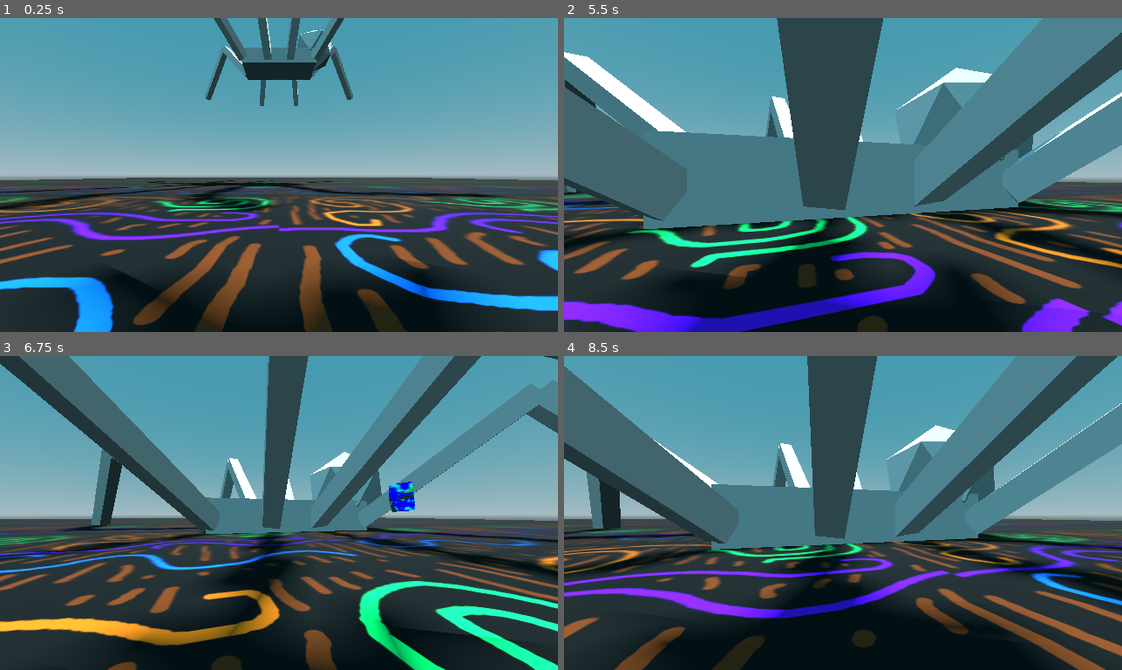
Above: before the commit, frames 1-4 (two rows, left to right).
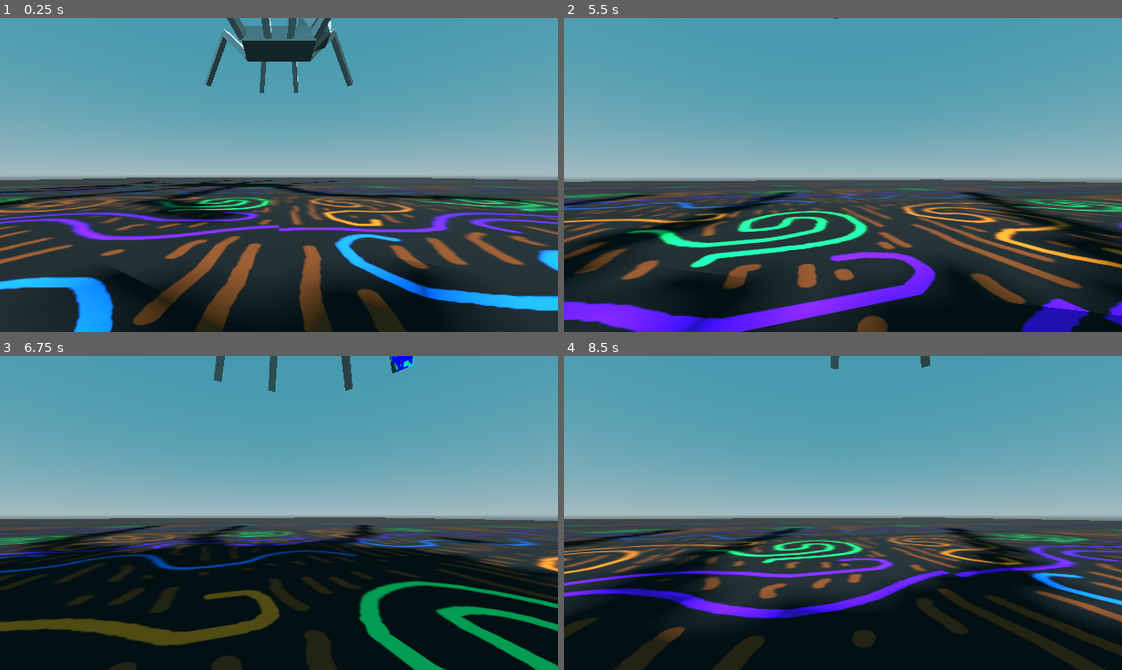
Above: after the commit, the same moments.

Repository: officialErnests/de-ai-ed
Game: Godot game, scene res://scenes/main.tscn
Two runs of this game, one before a commit and one after it. Both use one fixed random seed, a clock stepped at 60 frames per second and the inputs below.
Inputs (mouse positions are in pixels of both pictures, inside the frame that each line leads up to):
- Up to frame 1 (0.25 s): no input
- Up to frame 2 (5.5 s): tap Enter at 0.5 s; move the mouse to (870, 175) at 0.52 s; press the mouse at (870, 175) at 0.53 s; hold W (movement_forward) 0.53-1.25 s; release the mouse at (870, 175) at 1.25 s; drag from (731, 190) to (815, 237) at 1.27 s; move the mouse to (898, 105) at 2.02 s; hold D (movement_right) 2.03-2.75 s; hold Mouse wheel down (scroll_down) 2.03-2.75 s; drag from (815, 237) to (675, 127) at 2.77 s; move the mouse to (1010, 222) at 3.52 s; press the mouse at (1010, 222) at 3.53 s; hold A (movement_left) 3.53-4.25 s; release the mouse at (1010, 222) at 4.25 s; drag from (675, 127) to (759, 96) at 4.27 s; tap Space at 5 s; move the mouse to (870, 175) at 5.02 s; hold S (movement_backward) from 5.03 s (still down); hold Mouse wheel down (scroll_down) from 5.03 s (still down); click (870, 175) at 5.17 s
- Up to frame 3 (6.75 s): release S (movement_backward) at 5.75 s; release Mouse wheel down (scroll_down) at 5.75 s; drag from (195, 434) to (167, 528) at 5.77 s; move the mouse to (401, 497) at 6.52 s; press the mouse at (401, 497) at 6.53 s; hold W (movement_forward) from 6.53 s (still down)
- Up to frame 4 (8.5 s): release W (movement_forward) at 7.25 s; release the mouse at (965, 497) at 7.25 s; drag from (731, 528) to (815, 575) at 7.27 s; move the mouse to (898, 443) at 8.02 s; hold S (movement_backward) from 8.03 s (still down); hold Mouse wheel down (scroll_down) from 8.03 s (still down)

The runs differ from the first frame. In frame 1, 6.6% of the frame differs, in the area x 0-96%, y 0-66%; in frame 2, 51%, in the area x 0-100%, y 0-100%; in frame 3, 48%; in frame 4, 46%.
Error after the commit: Parse Error: Expected indented block after class declaration. (res://scripts/spiders_skeleton.gd:55)

Commit message:
setting up classes after alot of experimentation on how to get roation aka parameters for ai

Diff:
--- a/scenes/spider.tscn
+++ b/scenes/spider.tscn
@@ -200,6 +200,11 @@
 "vertex_data": PackedByteArray("6eXtvsbQkL0YGpK+LyZqv/cENT9BQDy//PJ2v97qIj8NDUm/T0zUvg5j0rD+AHG+T0zUvg5j0rD+AHG+R0B8v/c …(555 unchanged characters)…
 }]
 blend_shape_mode = 0
+
+[sub_resource type="CylinderMesh" id="CylinderMesh_c7em6"]
+top_radius = 0.0
+bottom_radius = 0.2
+height = 1.0
 
 [sub_resource type="StandardMaterial3D" id="StandardMaterial3D_n276a"]
 
@@ -651,6 +656,11 @@
 mesh = SubResource("ArrayMesh_umjw3")
 skin = SubResource("Skin_2ee2v")
 
+[node name="Debuger" type="MeshInstance3D" parent="Skeleton3D/Cube_005"]
+transform = Transform3D(1, 0, 0, 0, 1, 0, 0, 0, 1, -0.73584074, 1.341893, -0.2195977)
+mesh = SubResource("CylinderMesh_c7em6")
+skeleton = NodePath("../..")
+
 [node name="Cube_006" type="MeshInstance3D" parent="Skeleton3D"]
 mesh = SubResource("ArrayMesh_4wx8k")
 skin = SubResource("Skin_2ee2v")
@@ -699,8 +709,9 @@
 mesh = SubResource("ArrayMesh_avj5f")
 skin = SubResource("Skin_2ee2v")
 
-[node name="PhysicalBoneSimulator3D" type="PhysicalBoneSimulator3D" parent="Skeleton3D"]
+[node name="PhysicalBoneSimulator3D" type="PhysicalBoneSimulator3D" parent="Skeleton3D" node_paths=PackedStringArray("debuger")]
 script = ExtResource("1_c7em6")
+debuger = NodePath("../Cube_005/Debuger")
 
 [node name="Physical Bone Body" type="PhysicalBone3D" parent="Skeleton3D/PhysicalBoneSimulator3D" groups=["Movable"]]
 bone_name = "Body"
@@ -710,10 +721,10 @@
 shape = SubResource("BoxShape3D_5iqwl")
 
 [node name="Physical Bone Leg_FL_l" type="PhysicalBone3D" parent="Skeleton3D/PhysicalBoneSimulator3D" groups=["Movable"]]
-transform = Transform3D(0.72792345, 0.46938565, 0.49980453, 0.02996188, 0.7064692, -0.70710933, -0.68500346, 0.5296965, 0.5001918, -0.73749995, 0.33587578, -0.4874999)
+transform = Transform3D(0.72792345, 0.46938565, 0.4998046, 0.029961886, 0.7064692, -0.70710933, -0.6850035, 0.5296965, 0.5001918, -0.73749995, 0.33587578, -0.4874999)
 joint_type = 5
-joint_offset = Transform3D(1, 0, 0, 0, 1, 0, 0, 0, 1, 0.00012993584, -3.831347e-06, 0.47500002)
-body_offset = Transform3D(0.6429592, 0.76590055, -0.0001696404, -0.00027355552, 8.106232e-06, -1.0000001, -0.7659005, 0.6429591, 0.00021466613, -2.9802322e-08, 0.47500014, 1.4901161e-08)
+joint_offset = Transform3D(1, 0, 0, 0, 1, 0, 0, 0, 1, 0.00012995578, -3.829612e-06, 0.47500002)
+body_offset = Transform3D(0.6429591, 0.76590055, -0.00016967021, -0.00027358532, 8.106232e-06, -1.0000001, -0.76590043, 0.6429591, 0.00021469593, -2.9802322e-08, 0.47500014, 1.4901161e-08)
 bone_name = "Leg_FL.l"
 joint_constraints/x/linear_limit_enabled = true
 joint_constraints/x/linear_limit_upper = 0.0
@@ -1080,10 +1091,10 @@
 shape = SubResource("CapsuleShape3D_c7em6")
 
 [node name="Physical Bone Leg_MbU_l" type="PhysicalBone3D" parent="Skeleton3D/PhysicalBoneSimulator3D" groups=["Movable"]]
-transform = Transform3D(0.98275197, 0.13828163, -0.12278782, -0.011135772, 0.7070192, 0.7071067, 0.1845932, -0.6935431, 0.6963644, 0.3280421, 0.3181982, -1.2597282)
+transform = Transform3D(0.98275197, 0.13828163, -0.12278781, -0.011135772, 0.7070192, 0.7071067, 0.1845932, -0.6935431, 0.6963644, 0.3280421, 0.3181982, -1.2597282)
 joint_type = 5
-joint_offset = Transform3D(1, 0, 0, 0, 1, 0, 0, 0, 1, -3.224577e-08, 2.381889e-07, 0.5)
-body_offset = Transform3D(0.25881916, -0.9659257, 2.3841858e-07, 1.3411045e-07, -1.7881393e-07, -0.9999998, 0.96592593, 0.25881913, 5.820766e-08, 1.1920929e-07, 0.4999999, -5.9604645e-08)
+joint_offset = Transform3D(1, 0, 0, 0, 1, 0, 0, 0, 1, -2.8647417e-08, 2.3915308e-07, 0.5)
+body_offset = Transform3D(0.25881916, -0.9659257, 2.3841858e-07, 1.3411045e-07, -1.7881393e-07, -0.9999998, 0.96592593, 0.25881913, 5.075708e-08, 1.1920929e-07, 0.4999999, -5.9604645e-08)
 bone_name = "Leg_MbU.l"
 joint_constraints/x/linear_limit_enabled = true
 joint_constraints/x/linear_limit_upper = 0.0
@@ -1154,10 +1165,10 @@
 shape = SubResource("CapsuleShape3D_c7em6")
 
 [node name="Physical Bone Leg_MfL_l" type="PhysicalBone3D" parent="Skeleton3D/PhysicalBoneSimulator3D" groups=["Movable"]]
-transform = Transform3D(0.9780143, 0.16855639, 0.12278812, -0.032958146, 0.7063384, -0.70710677, -0.2059173, 0.68751365, 0.6963643, -0.20832476, 0.33587748, -0.5807731)
+transform = Transform3D(0.9780143, 0.16855639, 0.1227881, -0.032958146, 0.7063384, -0.70710677, -0.2059173, 0.68751365, 0.6963643, -0.20832476, 0.33587748, -0.5807731)
 joint_type = 5
-joint_offset = Transform3D(1, 0, 0, 0, 1, 0, 0, 0, 1, 3.630545e-07, -1.1324876e-06, 0.47500134)
-body_offset = Transform3D(0.5000003, -0.86602557, 0, 4.4703484e-08, 5.9604645e-08, -1.0000002, 0.8660254, 0.5000003, 5.9604645e-08, -1.1622906e-06, 0.47500145, 2.2351742e-07)
+joint_offset = Transform3D(1, 0, 0, 0, 1, 0, 0, 0, 1, 3.569247e-07, -1.1360265e-06, 0.47500134)
+body_offset = Transform3D(0.5000003, -0.86602557, 0, 4.4703484e-08, 5.9604645e-08, -1.0000002, 0.8660254, 0.5000003, 7.4505806e-08, -1.1622906e-06, 0.47500145, 2.2351742e-07)
 bone_name = "Leg_MfL.l"
 joint_constraints/x/linear_limit_enabled = true
 joint_constraints/x/linear_limit_upper = 0.0
@@ -1376,10 +1387,10 @@
 shape = SubResource("CapsuleShape3D_c7em6")
 
 [node name="Physical Bone Leg_FU_r" type="PhysicalBone3D" parent="Skeleton3D/PhysicalBoneSimulator3D" groups=["Movable"]]
-transform = Transform3D(-0.7090169, -0.4972879, 0.49999985, 0.002708912, 0.7071011, 0.70710725, -0.70518637, 0.50270545, -0.49999952, -1.2249994, 0.31819797, 0.97500026)
+transform = Transform3D(-0.7090169, -0.4972879, 0.49999982, 0.002708912, 0.7071011, 0.70710725, -0.70518637, 0.50270545, -0.49999952, -1.2249994, 0.31819797, 0.97500026)
 joint_type = 5
-joint_offset = Transform3D(1, 0, 0, 0, 1, 0, 0, 0, 1, 5.9635136e-07, -1.3295731e-07, 0.49999994)
-body_offset = Transform3D(0.9063078, 0.42261782, -1.4901161e-08, -3.874302e-07, 8.940697e-07, -1, -0.4226179, 0.9063079, 7.4505806e-07, -4.7683716e-07, 0.49999994, 0)
+joint_offset = Transform3D(1, 0, 0, 0, 1, 0, 0, 0, 1, 6.098564e-07, -1.2665983e-07, 0.49999994)
+body_offset = Transform3D(0.9063078, 0.42261782, -4.4703484e-08, -3.874302e-07, 8.940697e-07, -1, -0.4226179, 0.9063079, 7.4505806e-07, -4.7683716e-07, 0.49999994, 0)
 bone_name = "Leg_FU.r"
 joint_constraints/x/linear_limit_enabled = true
 joint_constraints/x/linear_limit_upper = 0.0
@@ -1450,10 +1461,10 @@
 shape = SubResource("CapsuleShape3D_c7em6")
 
 [node name="Physical Bone Leg_BL_r" type="PhysicalBone3D" parent="Skeleton3D/PhysicalBoneSimulator3D" groups=["Movable"]]
-transform = Transform3D(-0.72431505, -0.47473025, -0.499999, 0.024957392, 0.7066661, -0.70710695, 0.6890174, -0.5246468, -0.5000008, 0.7375001, 0.33587572, 0.4874999)
+transform = Transform3D(-0.72431505, -0.47473025, -0.49999902, 0.024957392, 0.7066661, -0.70710695, 0.6890174, -0.5246468, -0.50000083, 0.7375001, 0.33587572, 0.4874999)
 joint_type = 5
-joint_offset = Transform3D(1, 0, 0, 0, 1, 0, 0, 0, 1, 6.3075487e-07, 9.987078e-08, 0.475)
-body_offset = Transform3D(0.17364812, -0.98480785, -1.4901161e-07, -1.3411045e-06, -1.4901161e-07, -1, 0.98480797, 0.17364815, -1.2814999e-06, 5.9604645e-08, 0.475, -2.9802322e-08)
+joint_offset = Transform3D(1, 0, 0, 0, 1, 0, 0, 0, 1, 6.1435566e-07, 1.11353636e-07, 0.475)
+body_offset = Transform3D(0.17364812, -0.98480785, -1.1920929e-07, -1.3411045e-06, -1.4901161e-07, -1, 0.98480797, 0.17364815, -1.2516975e-06, 5.9604645e-08, 0.475, -2.9802322e-08)
 bone_name = "Leg_BL.r"
 joint_constraints/x/linear_limit_enabled = true
 joint_constraints/x/linear_limit_upper = 0.0
@@ -1524,10 +1535,10 @@
 shape = SubResource("CapsuleShape3D_c7em6")
 
 [node name="Physical Bone Leg_BU_r" type="PhysicalBone3D" parent="Skeleton3D/PhysicalBoneSimulator3D" groups=["Movable"]]
-transform = Transform3D(-0.70036596, 0.50939894, -0.50000024, 0.009444355, 0.7070445, 0.70710605, 0.7137215, 0.49051082, -0.50000083, 1.2250001, 0.3181979, 0.9750002)
+transform = Transform3D(-0.70036596, 0.50939894, -0.5000003, 0.009444355, 0.7070445, 0.70710605, 0.7137215, 0.4905108, -0.50000083, 1.2250001, 0.3181979, 0.9750002)
 joint_type = 5
-joint_offset = Transform3D(1, 0, 0, 0, 1, 0, 0, 0, 1, 6.944756e-08, 5.058376e-07, 0.5000003)
-body_offset = Transform3D(-0.6427877, -0.76604414, 9.834766e-07, -5.066395e-07, -8.791685e-07, -0.9999999, 0.7660443, -0.6427877, 3.054738e-07, -5.9604645e-08, 0.50000024, 1.1920929e-07)
+joint_offset = Transform3D(1, 0, 0, 0, 1, 0, 0, 0, 1, 9.227746e-08, 4.866811e-07, 0.50000036)
+body_offset = Transform3D(-0.6427877, -0.7660442, 9.834766e-07, -5.066395e-07, -8.6426735e-07, -0.9999999, 0.7660443, -0.6427877, 2.4586916e-07, -5.9604645e-08, 0.50000024, 1.1920929e-07)
 bone_name = "Leg_BU.r"
 joint_constraints/x/linear_limit_enabled = true
 joint_constraints/x/linear_limit_upper = 0.0
@@ -1598,10 +1609,10 @@
 shape = SubResource("CapsuleShape3D_c7em6")
 
 [node name="Physical Bone Leg_MbL_r" type="PhysicalBone3D" parent="Skeleton3D/PhysicalBoneSimulator3D" groups=["Movable"]]
-transform = Transform3D(-0.988315, -0.090314806, -0.12278756, 0.023268193, 0.7067238, -0.7071068, 0.15063912, -0.7017013, -0.6963642, 0.2083242, 0.33587572, 0.580773)
+transform = Transform3D(-0.988315, -0.090314806, -0.122787565, 0.023268193, 0.7067238, -0.7071069, 0.15063912, -0.7017013, -0.6963643, 0.2083242, 0.33587572, 0.580773)
 joint_type = 5
-joint_offset = Transform3D(1, 0, 0, 0, 1, 0, 0, 0, 1, 1.0033603e-07, 4.4849678e-08, 0.47499996)
-body_offset = Transform3D(-0.25881976, -0.9659256, 2.0861626e-07, -2.0861626e-07, -8.940697e-08, -1, 0.9659255, -0.2588197, -1.6391277e-07, -2.9802322e-08, 0.47499996, -7.450581e-09)
+joint_offset = Transform3D(1, 0, 0, 0, 1, 0, 0, 0, 1, 8.983529e-08, 3.300788e-08, 0.47500002)
+body_offset = Transform3D(-0.25881976, -0.9659256, 1.7881393e-07, -2.0861626e-07, -8.940697e-08, -0.9999999, 0.9659255, -0.2588197, -1.4901161e-07, -2.9802322e-08, 0.47499996, -7.450581e-09)
 bone_name = "Leg_MbL.r"
 joint_constraints/x/linear_limit_enabled = true
 joint_constraints/x/linear_limit_upper = 0.0
@@ -1672,10 +1683,10 @@
 shape = SubResource("CapsuleShape3D_c7em6")
 
 [node name="Physical Bone Leg_MbU_r" type="PhysicalBone3D" parent="Skeleton3D/PhysicalBoneSimulator3D" groups=["Movable"]]
-transform = Transform3D(-0.9827517, 0.13828138, -0.12278986, 0.011134132, 0.7070193, 0.70710665, 0.18459448, 0.6935431, -0.6963641, 0.32804227, 0.318198, 1.2597282)
+transform = Transform3D(-0.9827518, 0.1382814, -0.122789845, 0.011134148, 0.7070193, 0.70710665, 0.1845945, 0.6935431, -0.6963641, 0.32804227, 0.318198, 1.2597282)
 joint_type = 5
-joint_offset = Transform3D(1, 0, 0, 0, 1, 0, 0, 0, 1, -1.051797e-06, 1.7384042e-07, 0.49999994)
-body_offset = Transform3D(-0.25881904, -0.9659258, -2.0861626e-07, 2.0861626e-06, -3.2782555e-07, -1.0000001, 0.96592575, -0.25881907, 2.121902e-06, 0, 0.5, 0)
+joint_offset = Transform3D(1, 0, 0, 0, 1, 0, 0, 0, 1, -1.0589936e-06, 1.7576878e-07, 0.4999999)
+body_offset = Transform3D(-0.25881904, -0.9659258, -2.0861626e-07, 2.0861626e-06, -3.5762787e-07, -1.0000001, 0.9659257, -0.25881904, 2.1368032e-06, 0, 0.5, 0)
 bone_name = "Leg_MbU.r"
 joint_constraints/x/linear_limit_enabled = true
 joint_constraints/x/linear_limit_upper = 0.0
@@ -1820,10 +1831,10 @@
 shape = SubResource("CapsuleShape3D_c7em6")
 
 [node name="Physical Bone Leg_MfU_r" type="PhysicalBone3D" parent="Skeleton3D/PhysicalBoneSimulator3D" groups=["Movable"]]
-transform = Transform3D(-0.9850555, -0.120783575, 0.12278858, 0.0014393724, 0.70710564, 0.70710653, -0.17223135, 0.6967159, -0.69636446, -0.32804242, 0.31819814, 1.2597282)
+transform = Transform3D(-0.9850555, -0.12078359, 0.12278857, 0.0014393724, 0.70710564, 0.7071066, -0.17223135, 0.69671595, -0.6963644, -0.32804242, 0.31819814, 1.2597282)
 joint_type = 5
-joint_offset = Transform3D(1, 0, 0, 0, 1, 0, 0, 0, 1, 3.5017766e-07, 2.3841817e-07, 0.50000006)
-body_offset = Transform3D(-1.4305115e-06, -0.99999976, 4.7683716e-07, -7.748604e-07, -5.9604645e-07, -0.9999999, 1, -1.4007092e-06, -7.003546e-07, 0, 0.5, 0)
+joint_offset = Transform3D(1, 0, 0, 0, 1, 0, 0, 0, 1, 3.4645245e-07, 2.8312172e-07, 0.50000006)
+body_offset = Transform3D(-1.4305115e-06, -0.9999997, 5.662441e-07, -7.748604e-07, -6.2584877e-07, -0.9999999, 1, -1.4007092e-06, -6.92904e-07, 0, 0.5, 0)
 bone_name = "Leg_MfU.r"
 joint_constraints/x/linear_limit_enabled = true
 joint_constraints/x/linear_limit_upper = 0.0
--- a/scripts/spiders_skeleton.gd
+++ b/scripts/spiders_skeleton.gd
@@ -11,31 +11,26 @@
 var upper_legs_left_arr = []
 var upper_legs_right_arr = []
 
+var time = 0
+@export var debuger: Node3D
+var start_vector
+var main_bone_start_inverse
+
 func _ready() -> void:
 	physical_bones_start_simulation()
 	bones = get_children().filter(func(x): return x is PhysicalBone3D)
 
-	for i in range(bones.size()):
-		if i == 0: continue
-		if i % 2 == 1:
-			base_leg_arr.append(bones[i])
-		else:
-			upper_legs_arr.append(bones[i])
-	for i in range(base_leg_arr.size()):
-		if i < base_leg_arr.size() / 2.0:
-			base_legs_left_arr.append(base_leg_arr[i])
-		else:
-			base_legs_right_arr.append(base_leg_arr[i])
-	for i in range(upper_legs_arr.size()):
-		if i < upper_legs_arr.size() / 2.0:
-			upper_legs_left_arr.append(upper_legs_arr[i])
-		else:
-			upper_legs_right_arr.append(upper_legs_arr[i])
 
 func _physics_process(delta: float) -> void:
 	var a = 0
 	var b = 0
 	var s = 0
+	x += 1
+	if x % 10 == 0:
+		print(bones[1].transform.basis.x.dot(bones[0].transform.basis.x),
+		bones[1].transform.basis.y.dot(bones[0].transform.basis.y),
+		bones[1].transform.basis.z.dot(bones[0].transform.basis.z))
+	# debuger.basis = bones[1].transform.basis * (start_vector * (bones[0].transform.basis * bones[0].transform.basis.inverse()))
 
 	for base_leg in base_leg_arr:
 		base_leg.angular_velocity += base_leg.transform.basis.x * delta * 400 * a
@@ -56,3 +51,14 @@
 	pass
 	# for base_leg in base_legs_left_arr:
 	# 	base_leg.angular_velocity = base_leg.transform.basis.x * delta * -200
+
+class Leg:
+class Base_leg extends Bone:
+	func _init(p_bone: PhysicalBone3D, p_uper_bone):
+		super (p_bone)
+		var
+
+class Bone:
+	var bone
+	func _init(p_bone: PhysicalBone3D):
+		bone = p_bone
Not shown: 1 places in scenes/spider.tscn that only renumber resources
